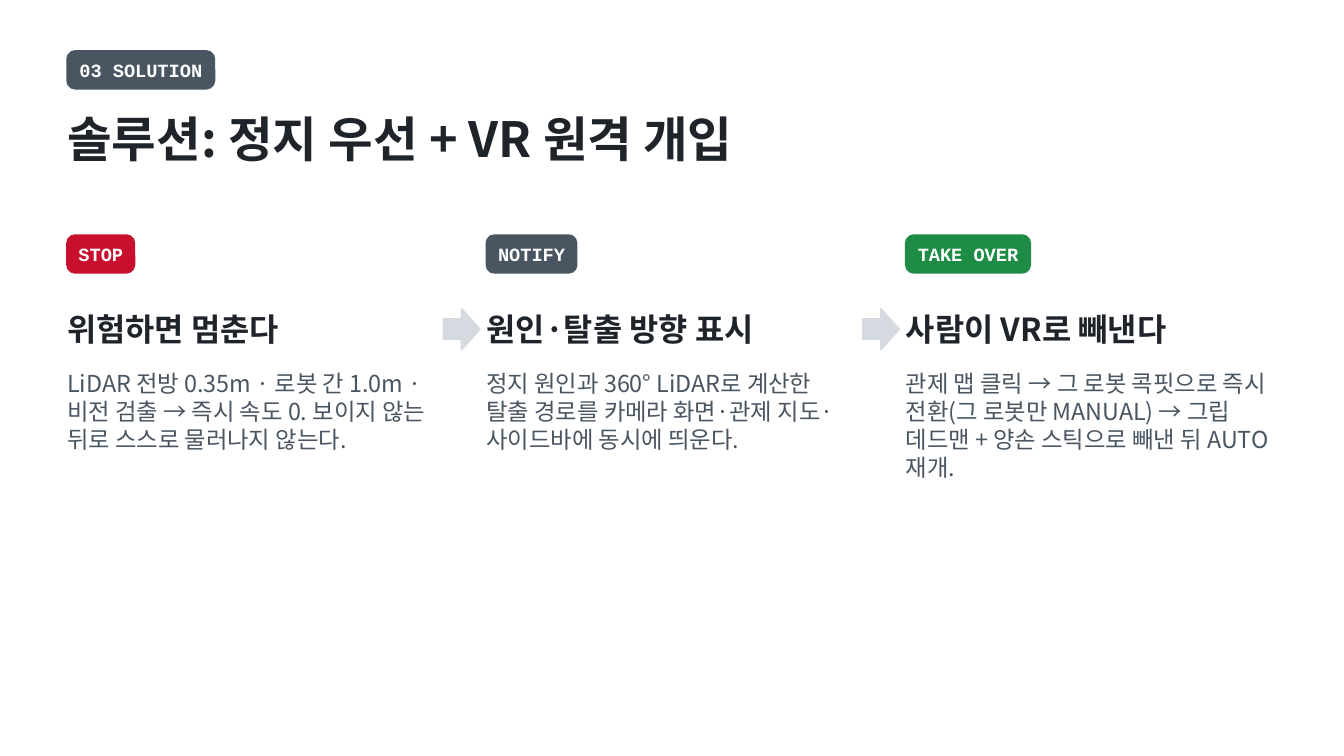
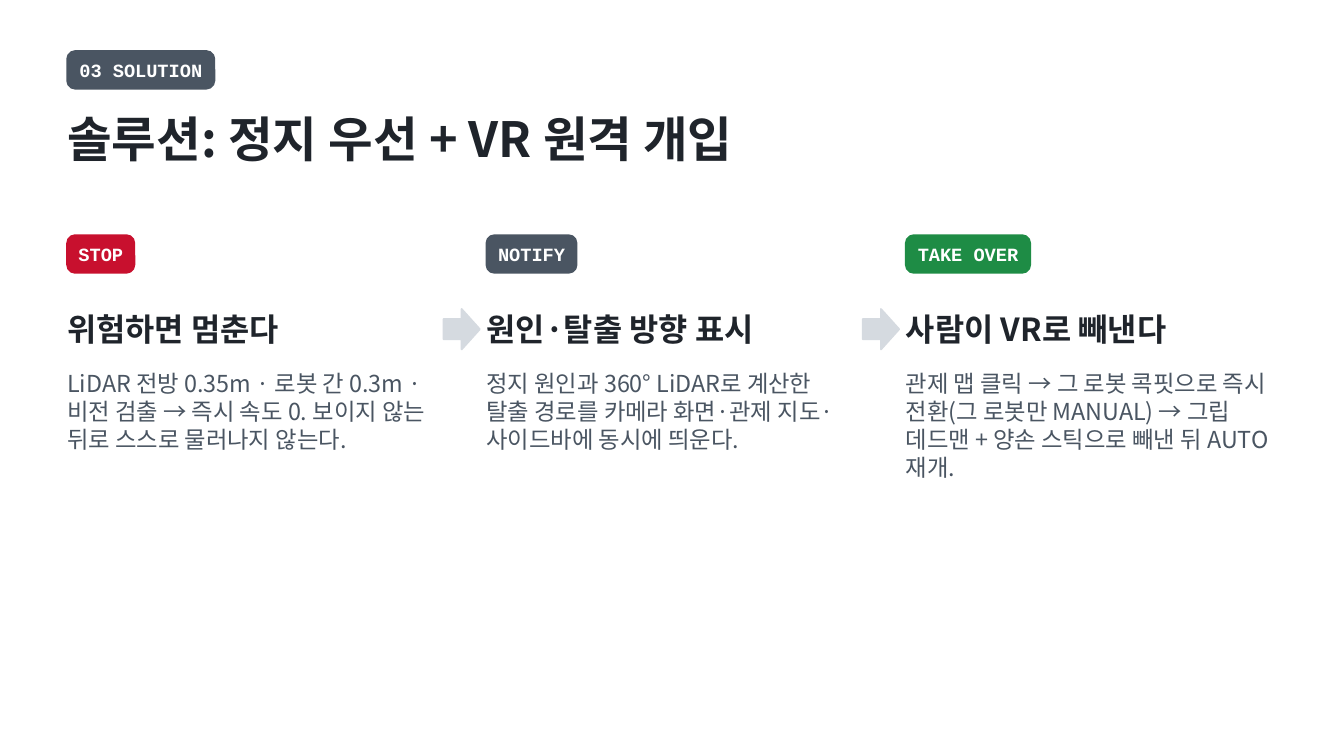
Before and after one commit to hun1105/gohst_rider, a slide deck: slide 4 of docs/PRESENTATION_10SLIDES.pptx. Drawn at 1344x756 pixels with LibreOffice and Linux fonts; fonts in the diff are those of the drawing. Boxes give left, top, right and bottom in pixels: in the first picture for what was removed or moved away, otherwise in the second. Text is boxed around its words. In the diff, an @@ line names an element or a change of style, - is before the commit and + after.

```diff
--- a/docs/PRESENTATION_10SLIDES.pptx
+++ b/docs/PRESENTATION_10SLIDES.pptx
@@ text at (67,372,425,450): text changed @@
-LiDAR 전방 0.35m · 로봇 간 1.0m · 비전 검출 → 즉시 속도 0. 보이지 않는 뒤로 스스로 물러나지 않는다.
+LiDAR 전방 0.35m · 로봇 간 0.3m · 비전 검출 → 즉시 속도 0. 보이지 않는 뒤로 스스로 물러나지 않는다.
```
Also in this commit, not shown: 3 other slides changed, 55 other files.
